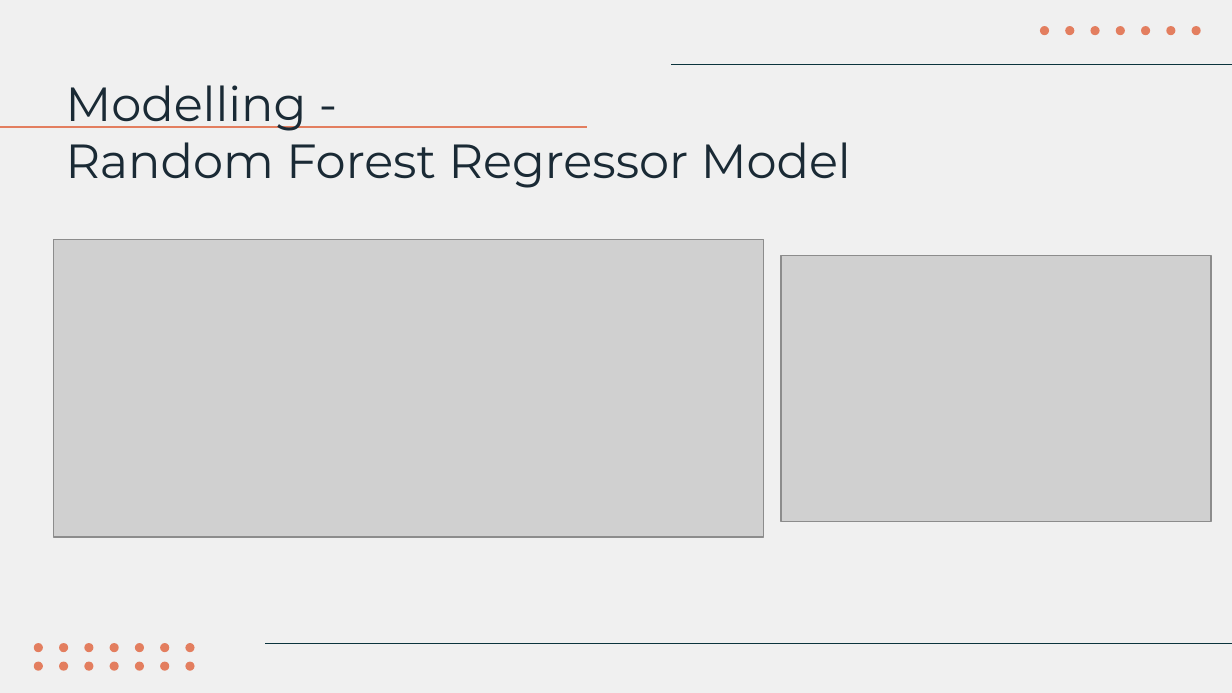
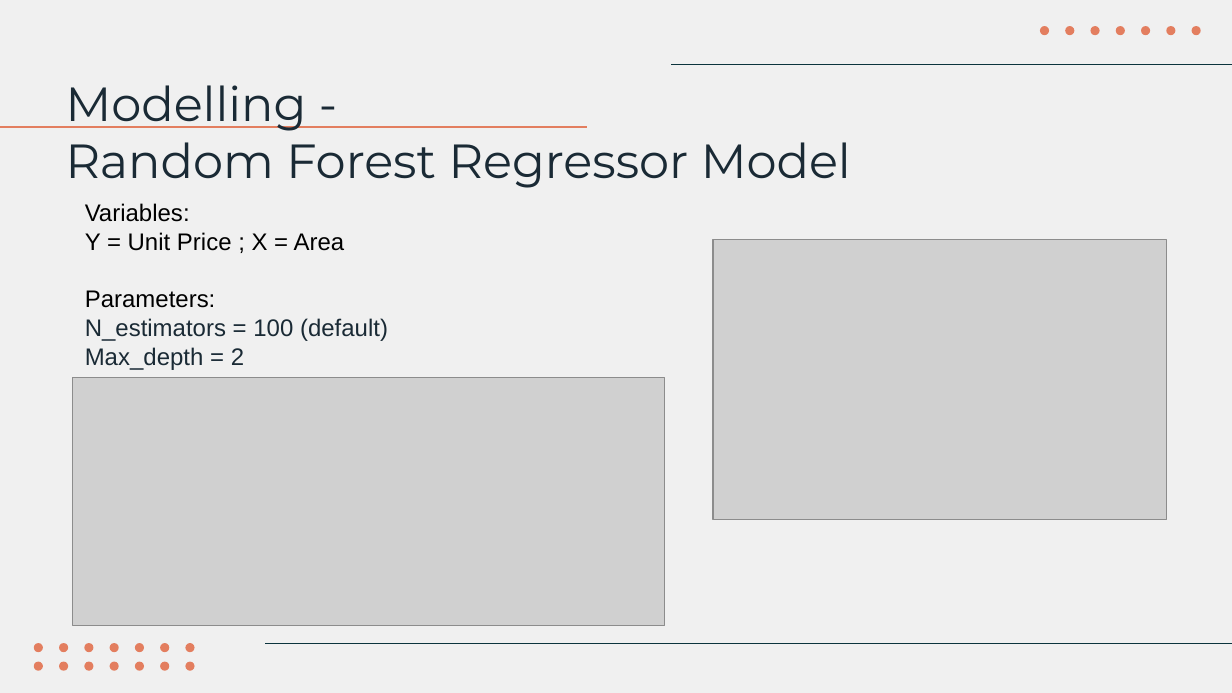
Before and after one commit to NgChekWee/Capstone-Private-Property, a slide deck: slide 25 of Capstone Presentation ppt.pptx. Drawn at 1232x693 pixels with LibreOffice and Linux fonts; fonts in the diff are those of the drawing; grey boxes stand for pictures. Boxes give left, top, right and bottom in pixels: in the first picture for what was removed or moved away, otherwise in the second. Text is boxed around its words. In the diff, an @@ line names an element or a change of style, - is before the commit and + after.

```diff
--- a/Capstone Presentation ppt.pptx
+++ b/Capstone Presentation ppt.pptx
@@ text added at [85,203,388,370], 14 pt, text #000000 @@
+Variables:
+Y = Unit Price ; X = Area
+Parameters:
+N_estimators = 100 (default)
+Max_depth = 2
@@ picture: place and size @@
-picture at [781,255,1211,521]
+picture at [713,240,1167,520]
@@ picture: place and size @@
-picture at [53,240,763,537]
+picture at [73,378,665,626]
```
Also in this commit, not shown: 3 other slides changed, 1 other file.
